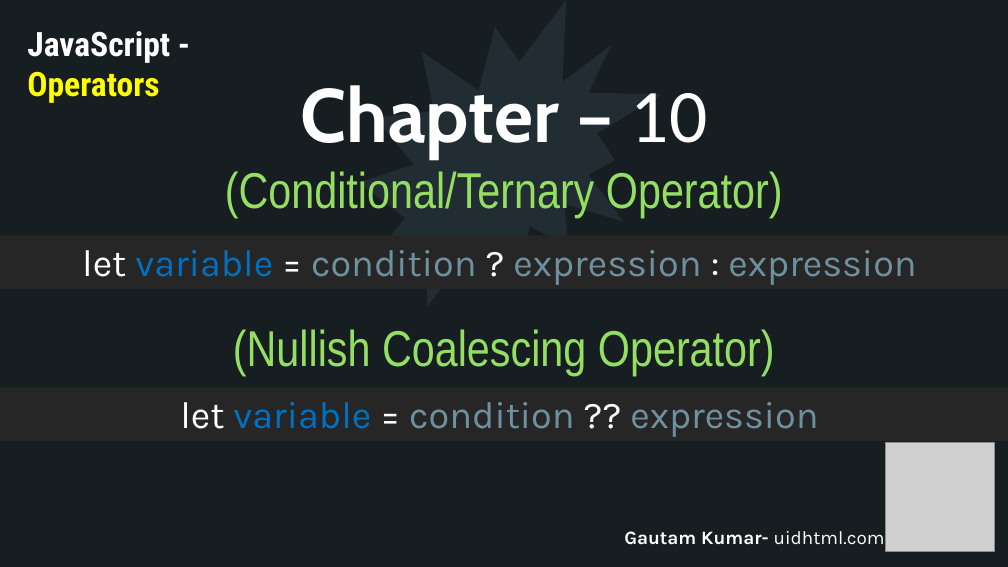
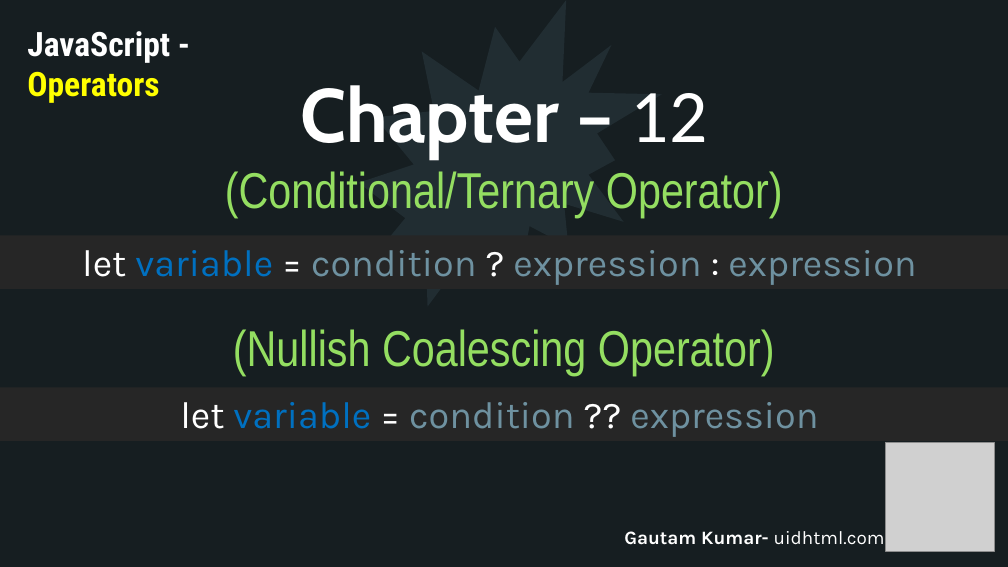
Before and after one commit to uidhtml/javascript-tutorials, a slide deck: slide 43 of Javascript Tutorials.pptx (slide 35 before the commit). Drawn at 1008x567 pixels with LibreOffice and Linux fonts; fonts in the diff are those of the drawing; grey boxes stand for pictures. Boxes give left, top, right and bottom in pixels: in the first picture for what was removed or moved away, otherwise in the second. Text is boxed around its words. In the diff, an @@ line names an element or a change of style, - is before the commit and + after.

Commit message:
Added chapter 10 theoratical video

```diff
--- a/Javascript Tutorials.pptx
+++ b/Javascript Tutorials.pptx
@@ title at [225, 85, 783, 218]: text changed @@
-Chapter – 10
-(Conditional/Ternary Operator)
+Chapter – 12
+(Conditional/Ternary Operator)
```
Also in this commit, not shown: 1 other slide changed, 8 slides added.
